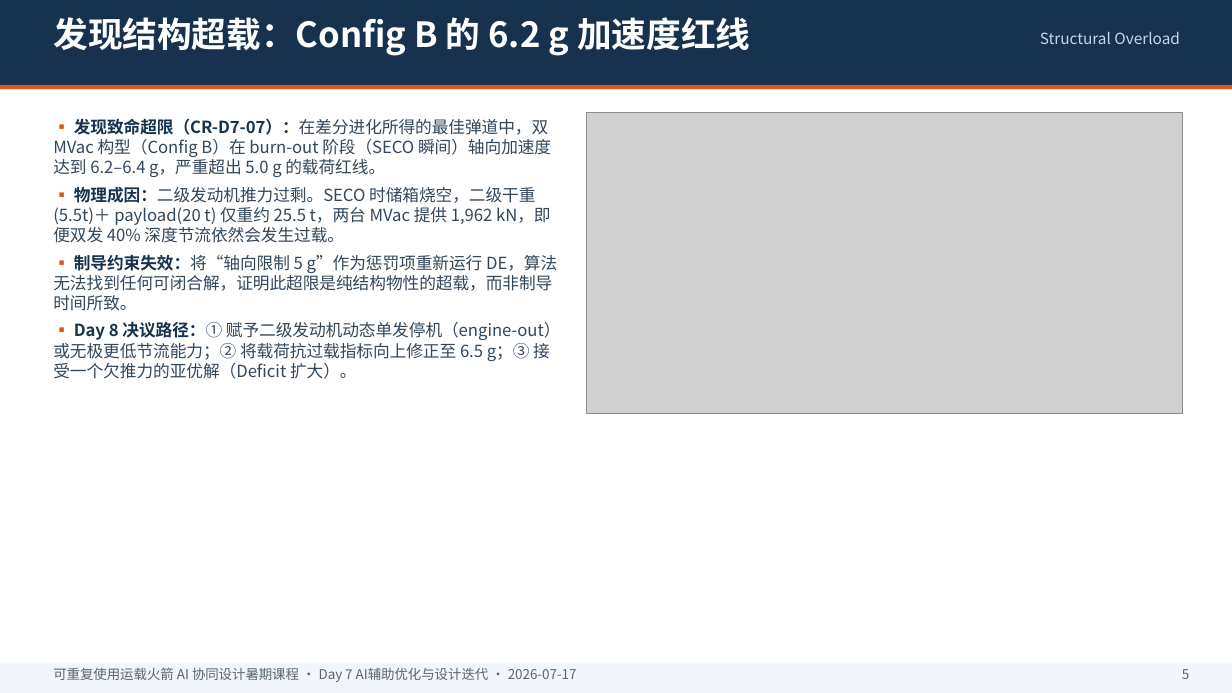
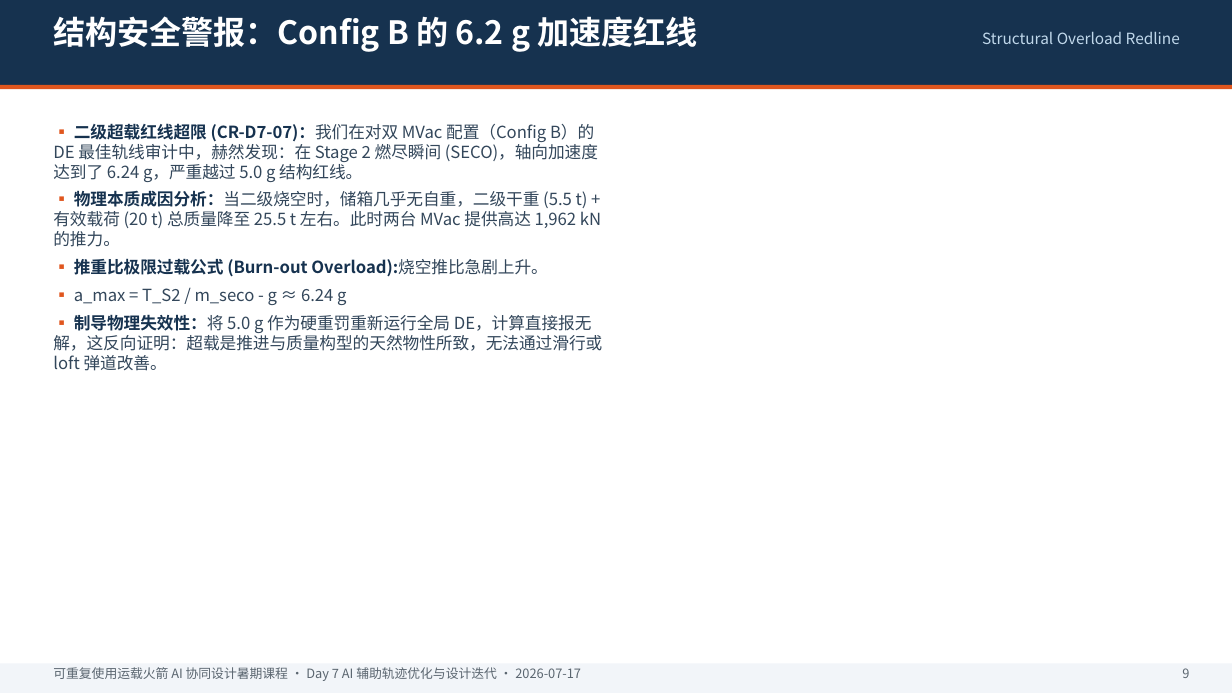
Before and after one commit to irev88/rocket, a slide deck: slide 10 of Day7_AI_辅助优化_设计迭代.pptx (slide 6 before the commit). Drawn at 1232x693 pixels with LibreOffice and Linux fonts; fonts in the diff are those of the drawing; grey boxes stand for pictures. Boxes give left, top, right and bottom in pixels: in the first picture for what was removed or moved away, otherwise in the second. Text is boxed around its words. In the diff, an @@ line names an element or a change of style, - is before the commit and + after.

```diff
--- a/Day7_AI_辅助优化_设计迭代.pptx
+++ b/Day7_AI_辅助优化_设计迭代.pptx
@@ text at (53, 16, 697, 52): text changed; size 27 to 25 pt @@
-发现结构超载：Config B 的 6.2 g 加速度红线
+结构安全警报：Config B 的 6.2 g 加速度红线
@@ text at (982, 31, 1180, 44): text changed @@
-Structural Overload
+Structural Overload Redline
@@ picture removed at (587, 113, 1183, 414) @@
@@ text at (53, 124, 602, 371): text changed @@
-▪ 发现致命超限（CR-D7-07）：在差分进化所得的最佳弹道中，双 MVac 构型（Config B）在 burn-out 阶段（SECO 瞬间）轴向加速度达到 6.2–6.4 g，严重超出 5.0 g 的载荷红线。
-▪ 物理成因：二级发动机推力过剩。SECO 时储箱烧空，二级干重(5.5t)＋ payload(20 t) 仅重约 25.5 t，两台 MVac 提供 1,962 kN，即便双发 40% 深度节流依然会发生过载。
-▪ 制导约束失效：将“轴向限制 5 g”作为惩罚项重新运行 DE，算法无法找到任何可闭合解，证明此超限是纯结构物性的超载，而非制导时间所致。
-▪ Day 8 决议路径：① 赋予二级发动机动态单发停机（engine-out）或无极更低节流能力；② 将载荷抗过载指标向上修正至 6.5 g；③ 接受一个欠推力的亚优解（Deficit 扩大）。
+▪ 二级超载红线超限 (CR-D7-07)：我们在对双 MVac 配置（Config B）的 DE 最佳轨线审计中，赫然发现：在 Stage 2 燃尽瞬间 (SECO)，轴向加速度达到了 6.24 g，严重越过 5.0 g 结构红线。
+▪ 物理本质成因分析：当二级烧空时，储箱几乎无自重，二级干重 (5.5 t) + 有效载荷 (20 t) 总质量降至 25.5 t 左右。此时两台 MVac 提供高达 1,962 kN 的推力。
+▪ 推重比极限过载公式 (Burn-out Overload):烧空推比急剧上升。
+▪ a_max = T_S2 / m_seco - g ≈ 6.24 g
+▪ 制导物理失效性：将 5.0 g 作为硬重罚重新运行全局 DE，计算直接报无解，这反向证明：超载是推进与质量构型的天然物性所致，无法通过滑行或 loft 弹道改善。
@@ text at (53, 667, 581, 681): text changed; size 10.5 to 10 pt @@
-可重复使用运载火箭 AI 协同设计暑期课程 · Day 7 AI辅助优化与设计迭代 · 2026-07-17
+可重复使用运载火箭 AI 协同设计暑期课程 · Day 7 AI 辅助轨迹优化与设计迭代 · 2026-07-17
@@ text at (1182, 668, 1189, 678): text changed; size 10.5 to 10 pt @@
-5
+9
```
Also in this commit, not shown: 14 other slides changed, 5 slides added, 3 other files.
